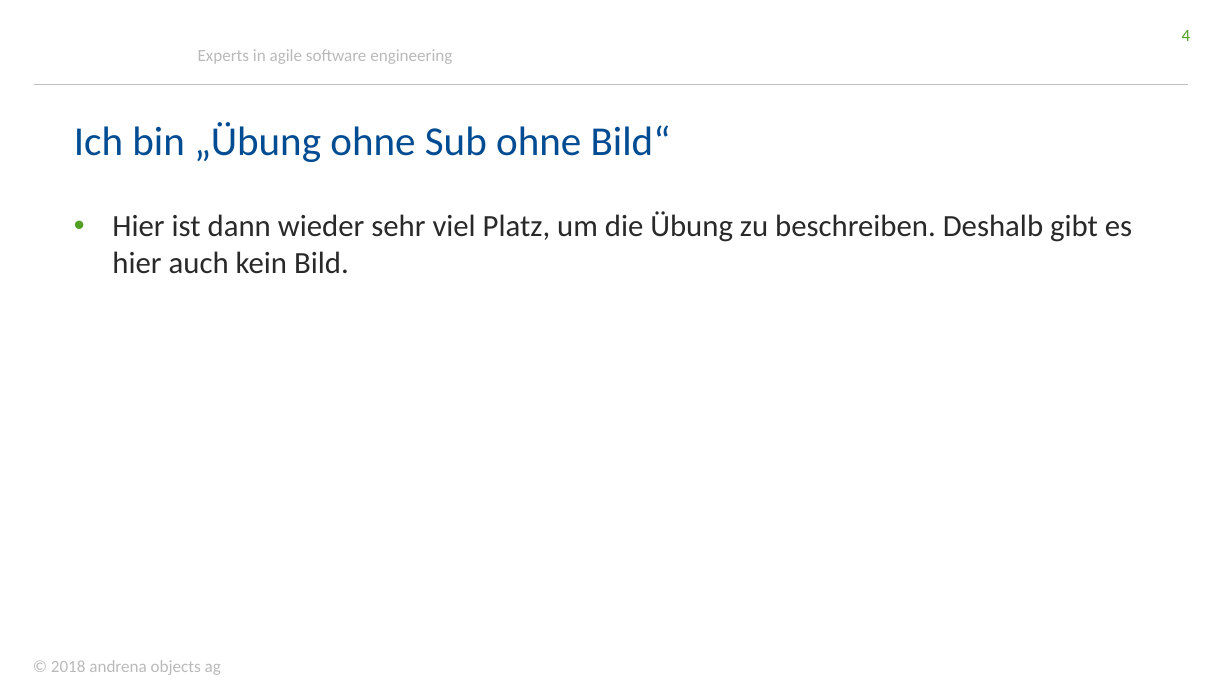
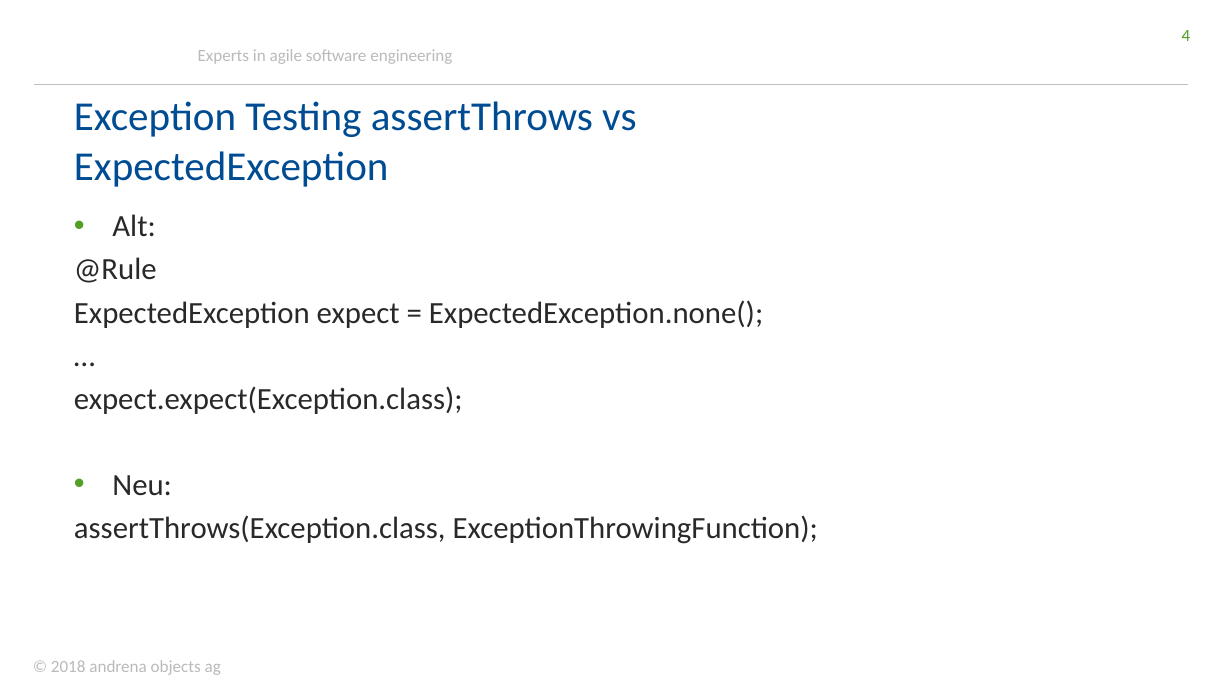
Before and after one commit to andrena/junit5-workshop-et-ka-2018, a slide deck: slide 4 of files/Folien.pptx. Drawn at 1232x693 pixels with LibreOffice and Linux fonts; fonts in the diff are those of the drawing; background and template pictures are left out. Boxes give left, top, right and bottom in pixels: in the first picture for what was removed or moved away, otherwise in the second. Text is boxed around its words. In the diff, an @@ line names an element or a change of style, - is before the commit and + after.

```diff
--- a/files/Folien.pptx
+++ b/files/Folien.pptx
@@ title at (74,101,636,187): text changed @@
-Ich bin „Übung ohne Sub ohne Bild“
+Exception Testing assertThrows vs ExpectedException
@@ text at (74,214,818,544): text changed @@
-• Hier ist dann wieder sehr viel Platz, um die Übung zu beschreiben. Deshalb gibt es hier auch kein Bild.
+• Alt:
+@Rule
+ExpectedException expect = ExpectedException.none();
+…
+expect.expect(Exception.class);
+• Neu:
+assertThrows(Exception.class, ExceptionThrowingFunction);
```
Also in this commit, not shown: 3 other slides changed.
